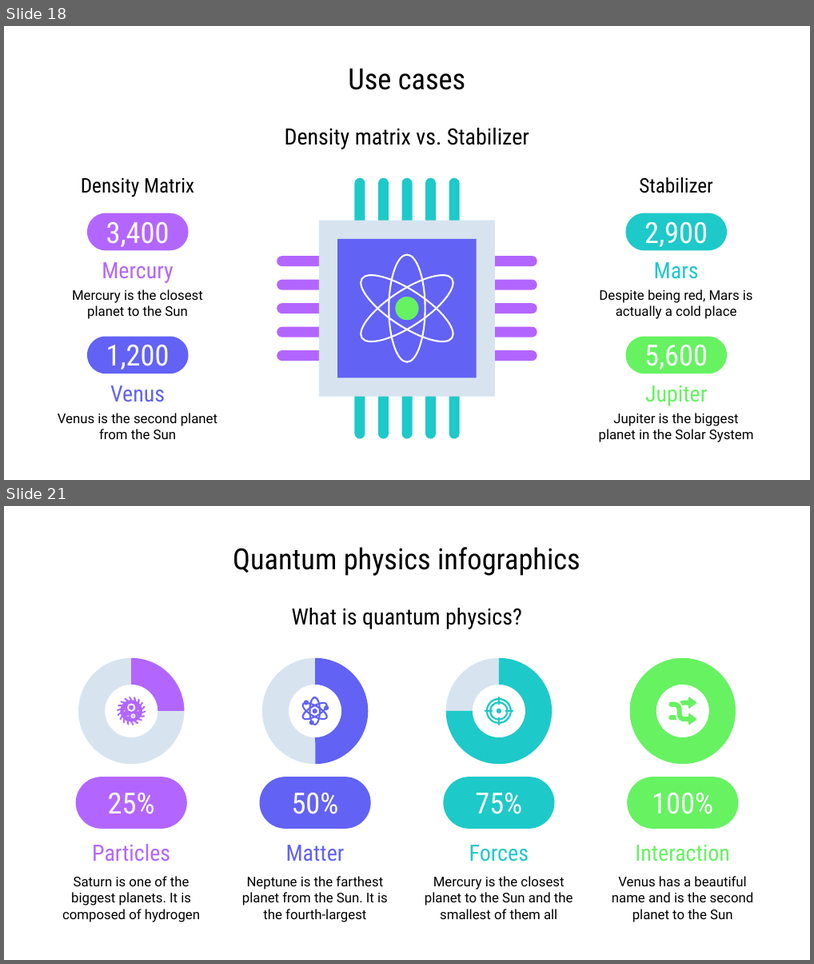
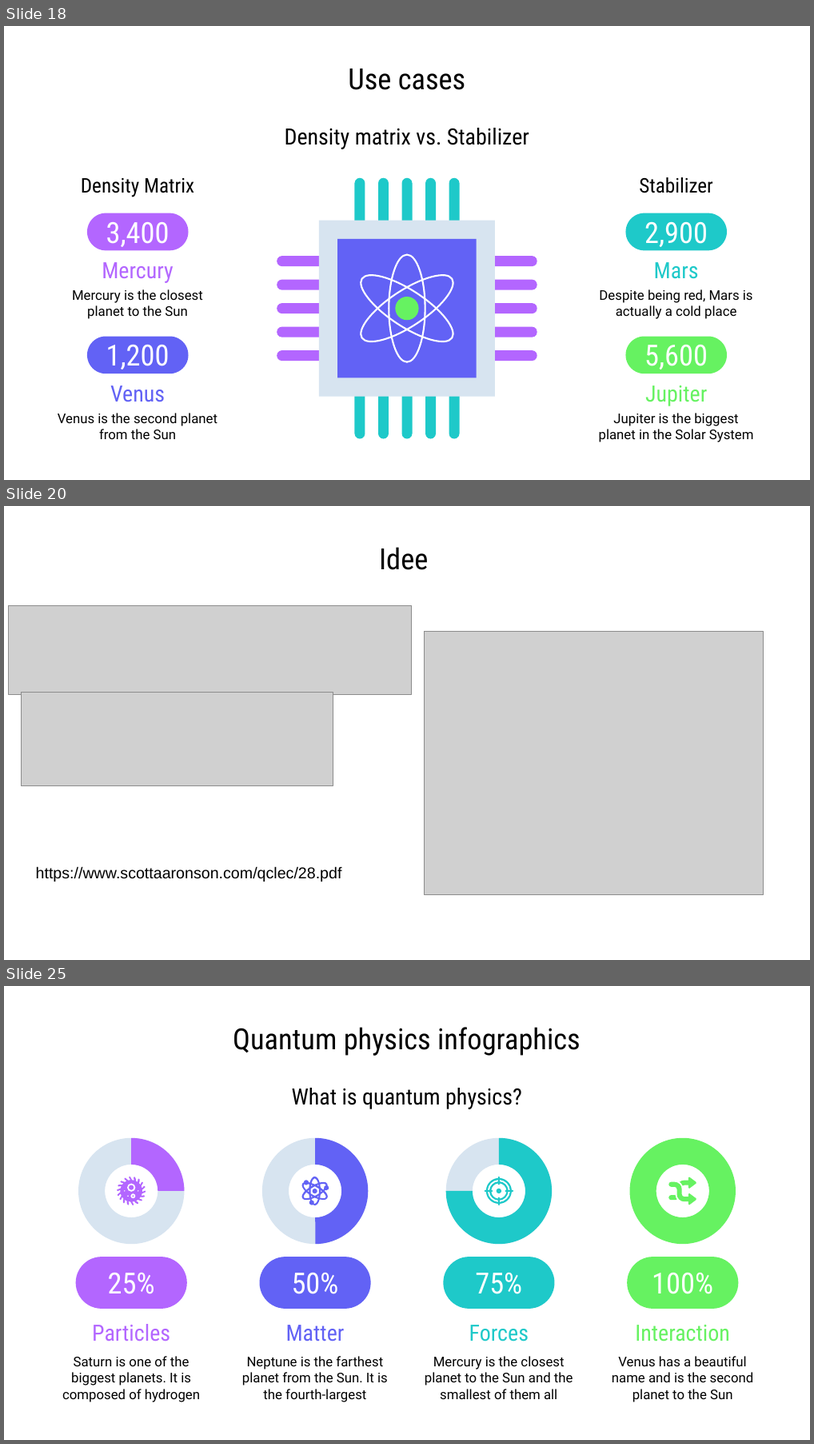
Before and after one commit to Moriarty2002/quantum-information, a slide deck: docs/elaborato.pptx. Shown one above the other, each under a label of ours: slides 18 and 21 before the commit, slides 18, 20 and 25 after it; the slides between them are not shown. The pictures are 814x964 and 814x1444 pixels, drawn with LibreOffice and Linux fonts; fonts in the diff are those of the drawing; grey boxes stand for pictures. Boxes give left, top, right and bottom in pixels: in the first picture for what was removed or moved away, otherwise in the second. Text is boxed around its words. In the diff, an @@ line names an element or a change of style, - is before the commit and + after.

```diff
--- a/docs/elaborato.pptx
+++ b/docs/elaborato.pptx
@@ slide 20 added at [4,506,810,960], background #FFFFFF @@
@@ title added at [379,547,428,570], 26 pt, text #000000 @@
+Idee
@@ picture added at [9,605,412,694] @@
@@ picture added at [424,632,764,895] @@
@@ picture added at [21,692,333,786] @@
@@ text added at [36,866,342,881], 14 pt, text #000000 @@
+https://www.scottaaronson.com/qclec/28.pdf
@@ what was slide 21 is now slide 25 @@
```
Also in this commit, not shown: 3 slides changed, 3 other slides added, 1 other file.
